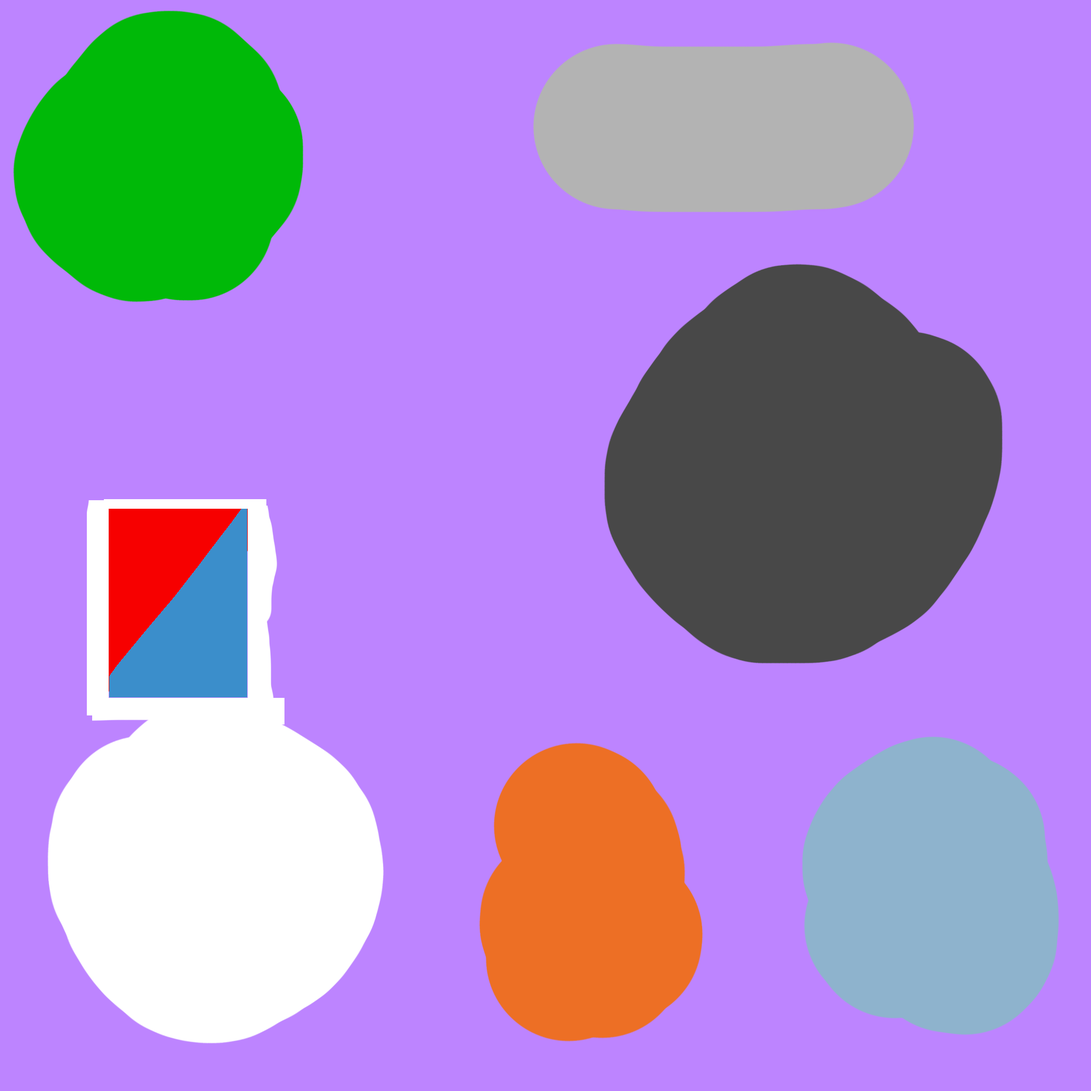
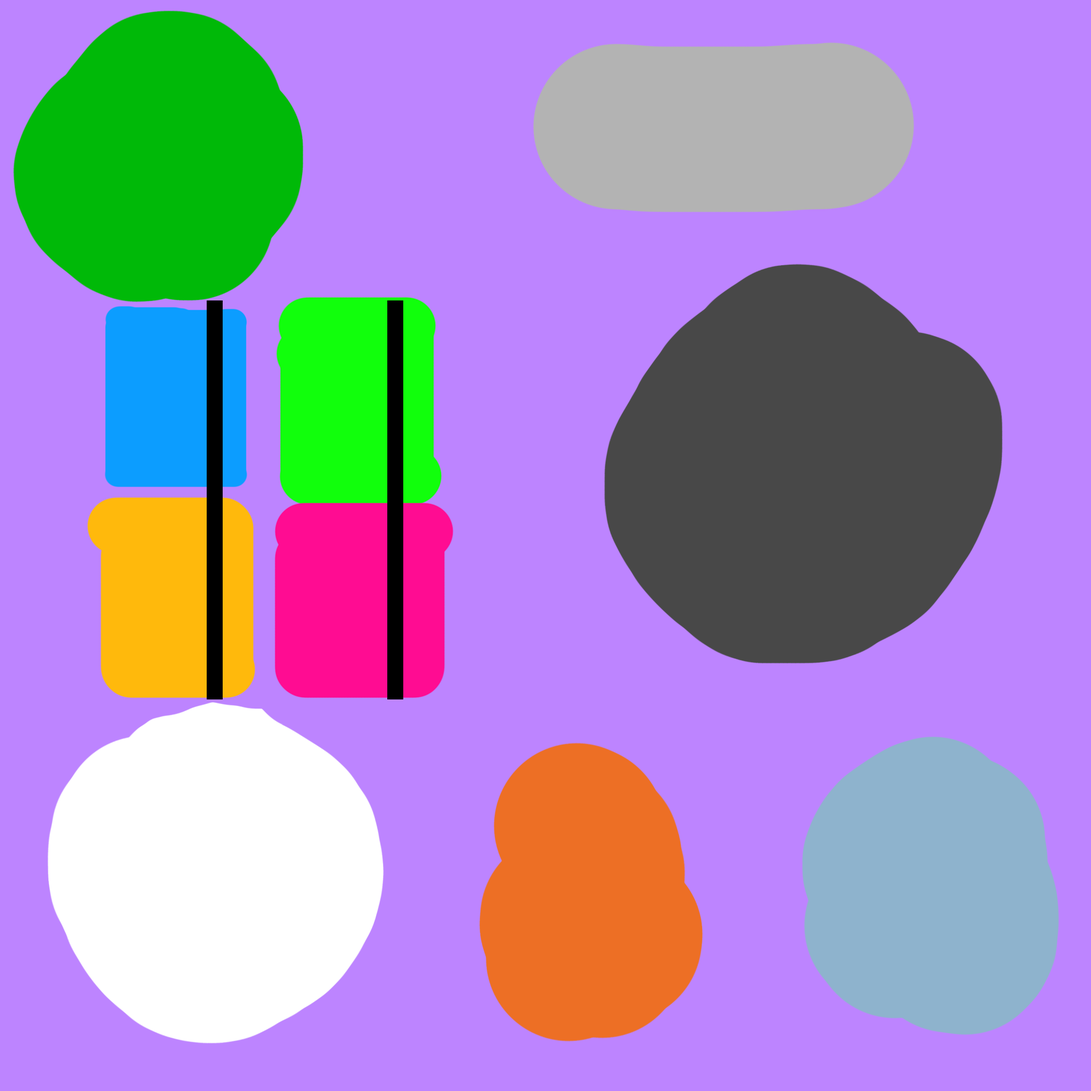
Before/after of a 1091x1091 layered artwork. What changed in the layer stack:
painted on "Layer 2" over left=86, top=296, right=454, bottom=731
